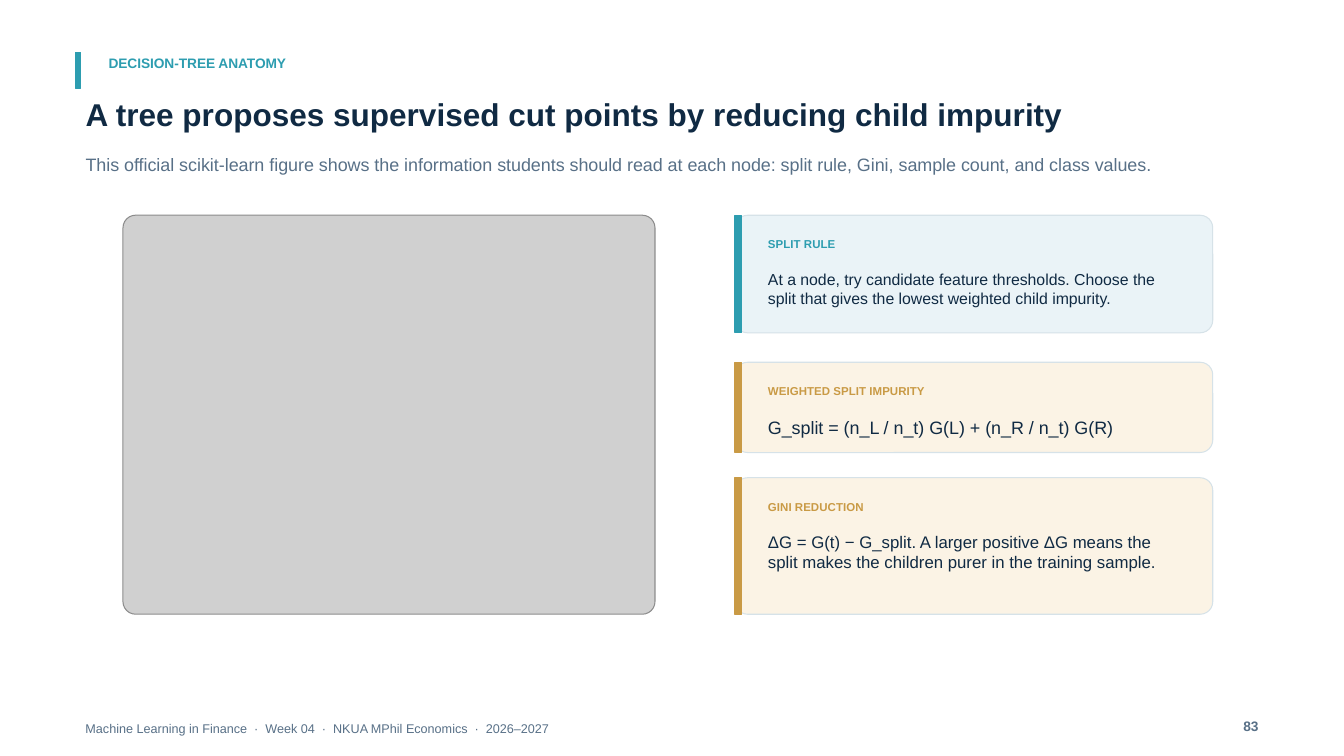
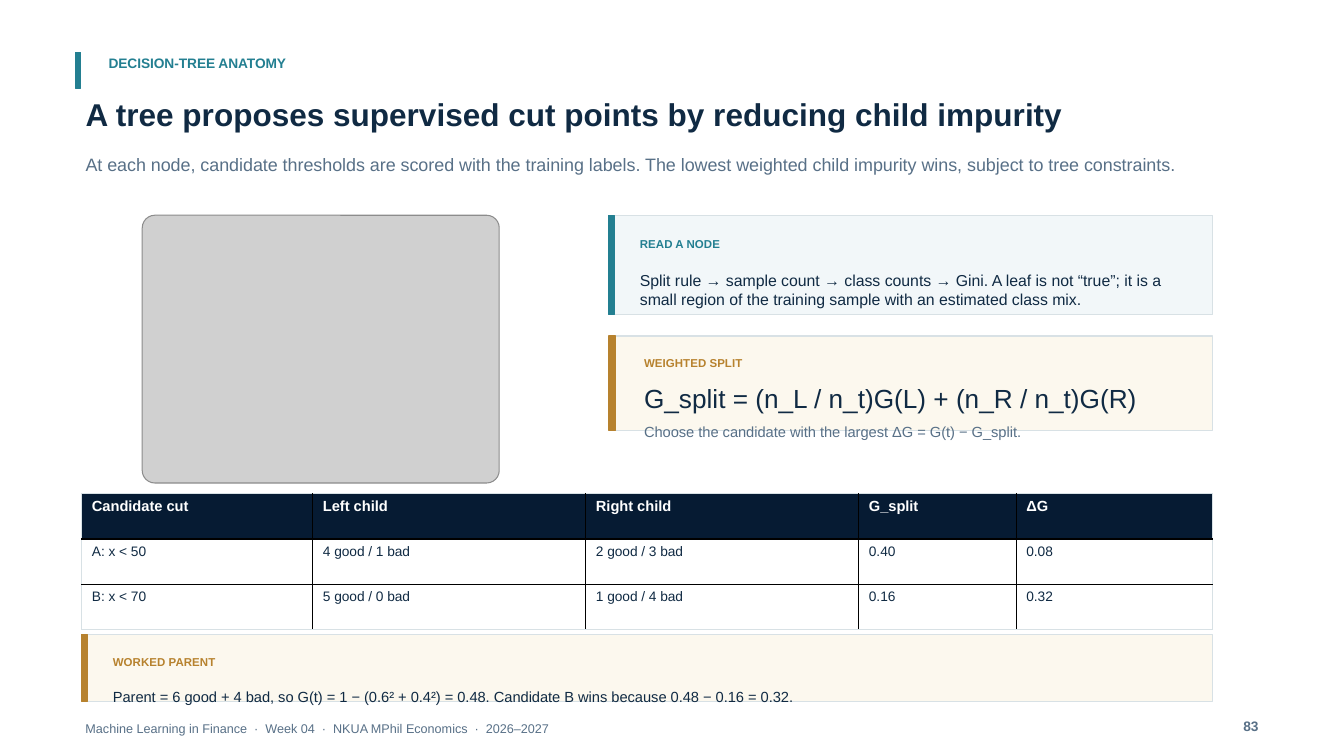
Before and after one commit to fkottas/Teaching-Courses, a slide deck: slide 83 of Machine Learning in Finance/2026-2027/lectures/week-04/slides/Lecture_04_Feature_Engineering_for_Financial_Data_2026-2027.pptx. Drawn at 1344x756 pixels with LibreOffice and Linux fonts; fonts in the diff are those of the drawing; grey boxes stand for pictures. Boxes give left, top, right and bottom in pixels: in the first picture for what was removed or moved away, otherwise in the second. Text is boxed around its words. In the diff, an @@ line names an element or a change of style, - is before the commit and + after.

```diff
--- a/Machine Learning in Finance/2026-2027/lectures/week-04/slides/Lecture_04_Feature_Engineering_for_Financial_Data_2026-2027.pptx
+++ b/Machine Learning in Finance/2026-2027/lectures/week-04/slides/Lecture_04_Feature_Engineering_for_Financial_Data_2026-2027.pptx
@@ rectangle at (x1=76, y1=52, x2=81, y2=88): fill #2D9DB0 to #237F91; outline #2D9DB0 0.75 pt to #237F91 0.75 pt @@
@@ text "DECISION-TREE ANATOMY" at (x1=109, y1=58, x2=286, y2=68): text colour #2D9DB0 to #237F91 @@
@@ text at (x1=86, y1=158, x2=1175, y2=175): text changed @@
-This official scikit-learn figure shows the information students should read at each node: split rule, Gini, sample count, and class values.
+At each node, candidate thresholds are scored with the training labels. The lowest weighted child impurity wins, subject to tree constraints.
@@ picture resized from (x1=123, y1=216, x2=655, y2=615) to (x1=142, y1=216, x2=499, y2=484) @@
@@ rectangle resized from (x1=735, y1=216, x2=741, y2=334) to (x1=609, y1=216, x2=614, y2=316) @@
@@ rectangle at (x1=609, y1=216, x2=614, y2=316): fill #2D9DB0 to #237F91; outline #2D9DB0 0.75 pt to #237F91 0.75 pt @@
@@ rectangle resized from (x1=735, y1=216, x2=1213, y2=334) to (x1=609, y1=216, x2=1213, y2=316) @@
@@ rectangle at (x1=609, y1=216, x2=1213, y2=316): rounded rectangle to rectangle; fill #EAF3F7 to #F2F7F9; outline #D6E2E8 0.75 pt to #D8E1E5 0.75 pt @@
@@ text at (x1=640, y1=240, x2=720, y2=248): text changed; text colour #2D9DB0 to #237F91 @@
-SPLIT RULE
+READ A NODE
@@ text at (x1=640, y1=274, x2=1161, y2=309): text changed @@
-At a node, try candidate feature thresholds. Choose the split that gives the lowest weighted child impurity.
+Split rule → sample count → class counts → Gini. A leaf is not “true”; it is a small region of the training sample with an estimated class mix.
@@ rectangle resized from (x1=735, y1=362, x2=741, y2=453) to (x1=609, y1=336, x2=615, y2=431) @@
@@ rectangle at (x1=609, y1=336, x2=615, y2=431): fill #C99A45 to #B7822E; outline #C99A45 0.75 pt to #B7822E 0.75 pt @@
@@ rectangle resized from (x1=735, y1=362, x2=1213, y2=453) to (x1=609, y1=336, x2=1213, y2=431) @@
@@ rectangle at (x1=609, y1=336, x2=1213, y2=431): rounded rectangle to rectangle; fill #FBF3E5 to #FCF8EE; outline #D6E2E8 0.75 pt to #D8E1E5 0.75 pt @@
@@ text at (x1=644, y1=359, x2=743, y2=367): text changed; text colour #C99A45 to #B7822E @@
-WEIGHTED SPLIT IMPURITY
+WEIGHTED SPLIT
@@ text at (x1=644, y1=389, x2=1137, y2=413): text changed; size 12.8 to 18.8 pt @@
-G_split = (n_L / n_t) G(L) + (n_R / n_t) G(R)
+G_split = (n_L / n_t)G(L) + (n_R / n_t)G(R)
@@ text added at (x1=644, y1=426, x2=1021, y2=440), 10.5 pt, text #587087 @@
+Choose the candidate with the largest ΔG = G(t) − G_split.
@@ rounded rectangle removed at (x1=735, y1=478, x2=1213, y2=614) @@
@@ rectangle removed at (x1=735, y1=478, x2=741, y2=614) @@
@@ table added at (x1=82, y1=494, x2=1213, y2=630), 3 rows, 5 columns @@
+Candidate cut | Left child | Right child | G_split | ΔG
+A: x < 50 | 4 good / 1 bad | 2 good / 3 bad | 0.40 | 0.08
+B: x < 70 | 5 good / 0 bad | 1 good / 4 bad | 0.16 | 0.32
@@ text removed at (x1=768, y1=503, x2=864, y2=511) @@
-GINI REDUCTION
@@ text removed at (x1=768, y1=536, x2=1156, y2=572) @@
-ΔG = G(t) − G_split. A larger positive ΔG means the split makes the children purer in the training sample.
@@ rectangle added at (x1=82, y1=634, x2=1213, y2=702), fill #FCF8EE, outline #D8E1E5 0.75 pt @@
@@ rectangle added at (x1=82, y1=634, x2=87, y2=702), fill #B7822E, outline #B7822E 0.75 pt @@
@@ text added at (x1=113, y1=658, x2=216, y2=666), 8.2 pt, text #B7822E, bold @@
+WORKED PARENT
@@ text added at (x1=113, y1=691, x2=793, y2=705), 10.5 pt, text #102A43 @@
+Parent = 6 good + 4 bad, so G(t) = 1 − (0.6² + 0.4²) = 0.48. Candidate B wins because 0.48 − 0.16 = 0.32.
```
Also in this commit, not shown: 88 other slides changed, 1 slide added, 1 slide removed, 4 other files.
